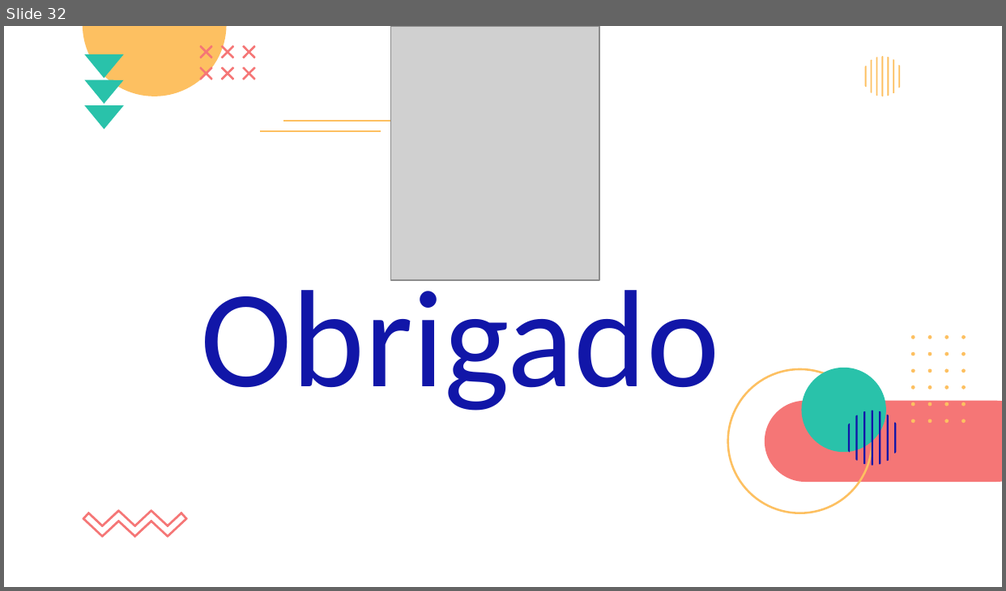
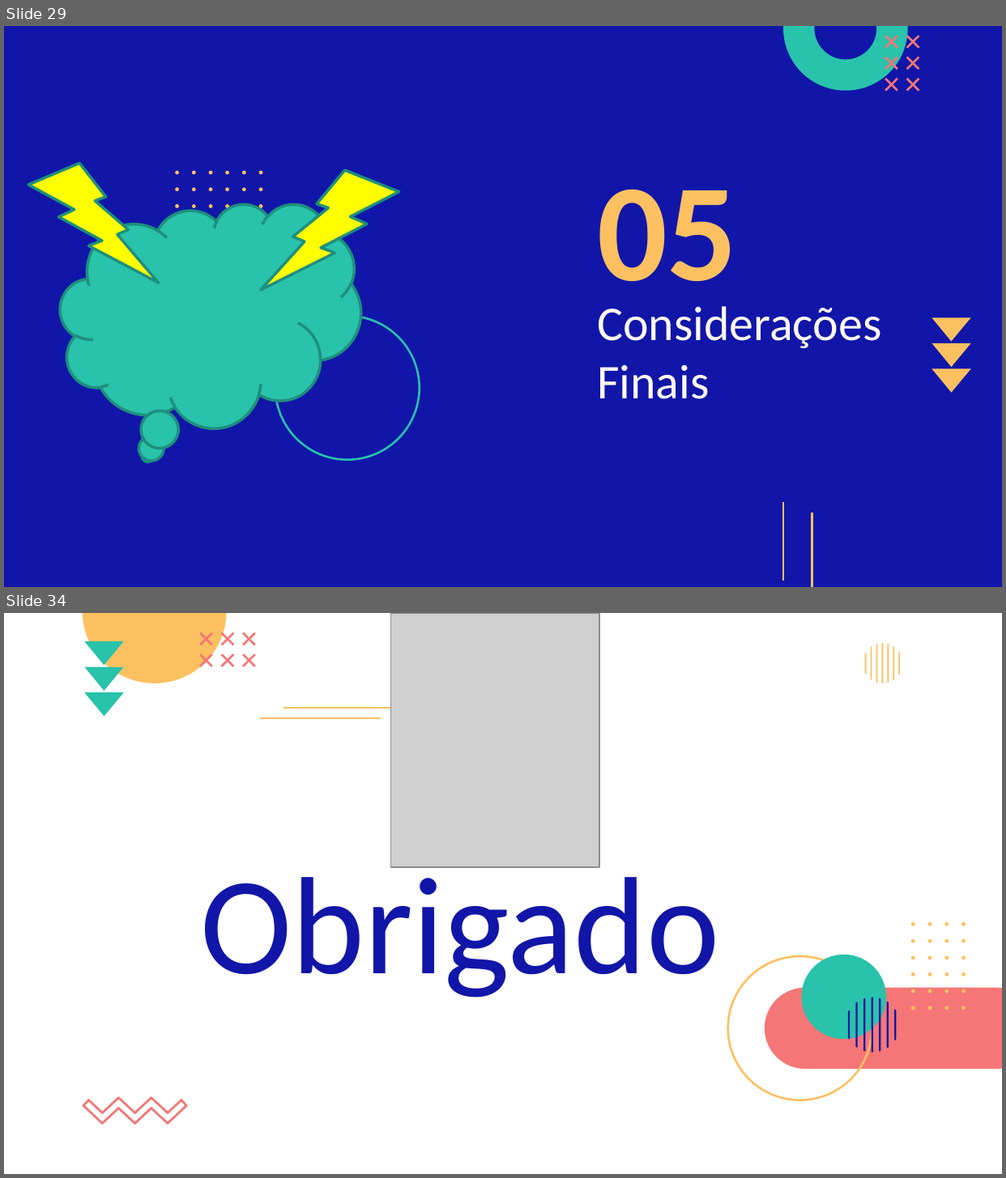
Before and after one commit to jpaulopd/IFB, a slide deck: artigoConclucaoCurso/apresentacaoTccFinal.pptx. Shown one above the other, each under a label of ours: slide 32 before the commit, slides 29 and 34 after it; the slides between them are not shown. The pictures are 1006x591 and 1006x1178 pixels, drawn with LibreOffice and Linux fonts; fonts in the diff are those of the drawing; grey boxes stand for pictures; background and template pictures are left out. Boxes give left, top, right and bottom in pixels: in the first picture for what was removed or moved away, otherwise in the second. Text is boxed around its words. In the diff, an @@ line names an element or a change of style, - is before the commit and + after.

```diff
--- a/artigoConclucaoCurso/apresentacaoTccFinal.pptx
+++ b/artigoConclucaoCurso/apresentacaoTccFinal.pptx
@@ slide 29 added at [4,26,1002,587], background #1116A8 @@
@@ group added at [783,26,919,91]: 6 freeform shapes, 1 donut @@
@@ lightning bolt added at [29,163,159,283], fill #FFFF00, outline #1E907E 2 pt @@
@@ lightning bolt added at [261,171,399,290], fill #FFFF00, outline #1E907E 2 pt @@
@@ title added at [597,189,737,314], 100 pt, text #FDC061, bold @@
+05
@@ thought cloud added at [60,203,360,428], fill #29C2AA, outline #1E907E 2 pt @@
@@ group added at [174,170,263,226]: 24 freeform shapes @@
@@ ellipse added at [275,317,420,460], outline #29C2AA 1.5 pt @@
@@ title added at [597,306,881,399], 35 pt, text #FFFAF2 @@
+Considerações Finais
@@ freeform shape added at [930,298,974,342], fill #FDC061 @@
@@ freeform shape added at [930,324,974,368], fill #FDC061 @@
@@ freeform shape added at [930,349,974,393], fill #FDC061 @@
@@ line added from (783, 503) to (783, 581), #FDC061 1.5 pt @@
@@ line added from (812, 513) to (812, 587), #FDC061 1.5 pt @@
@@ what was slide 32 is now slide 34 @@
```
Also in this commit, not shown: 6 slides changed, 2 other slides added, 1 slide removed, 1 other file.
